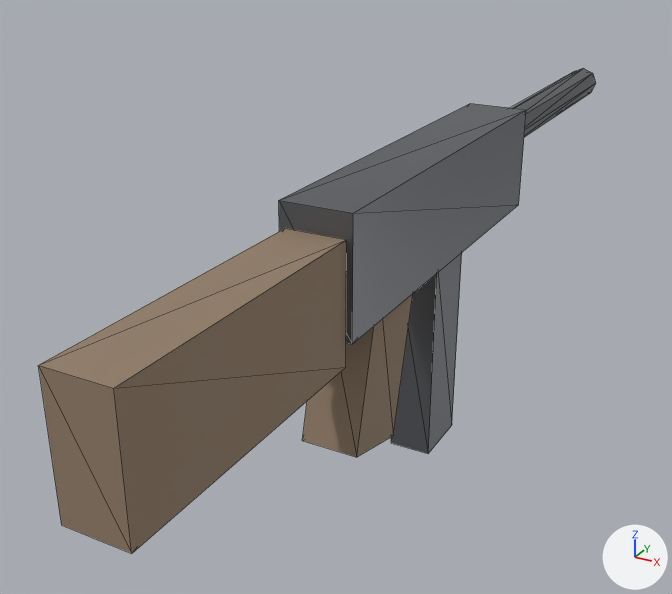
An edit to the glTF model godot/assets/weapons/gun_rifle.glb, drawn before and after from the same camera.
Rendered twice from a camera (50 mm lens) standing at (0.312, -0.587, 0.313) and looking at (-0.08, 0.126, -0.043). Lighting does not change. The marker at lower right points along +X, +Y and +Z. The first picture is the older version. Mesh edges are drawn as thin lines. Vertices at exactly the same position are counted once.

The first picture shows 'Gun_rifle'.
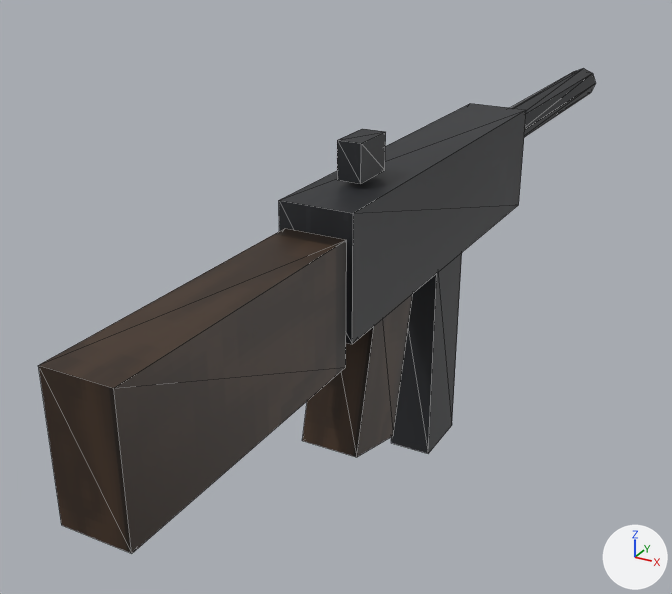
Pixel boxes (x1, y1, x2, y2) of what changed, in the pictures (672 x 594 px):
'Gun_rifle', surface changed, reshaped (darker)
    both: (38, 68, 596, 553)
part 1 of me_gun_rifle, added
    after: (337, 129, 386, 183)

Edits to the bpy script that builds the scene:
```text
Add img_tex_wood:
    img_tex_wood = load_image('tex_wood', '_unpacked/tex_wood', 64, 64, 'sRGB')
Add img_tex_metal:
    img_tex_metal = load_image('tex_metal', '_unpacked/tex_metal', 64, 64, 'sRGB')
Change mat_metal:
    remove # nodes: BsdfPrincipled, OutputMaterial
    remove # colours: grey #727479
    nodes: BsdfPrincipled, Mix, OutputMaterial, TexImage
    colours: dark grey #2b2d31
    uses the picture img_tex_metal
Change mat_grip:
    where n0 = _N.new('ShaderNodeBsdfPrincipled'); n0.name = 'Principled BSDF'
    remove n0.inputs[0].default_value = (0.29, 0.208, 0.141, 1.0)  # 'Base Color', brown #937e69
    remove n0.inputs[2].default_value = 0.8  # 'Roughness'
    add n2 = _N.new('ShaderNodeMix'); n2.name = 'Mix'
    add n2.data_type = 'RGBA'
    add n2.blend_type = 'MULTIPLY'
    add n2.inputs[0].default_value = 1.0  # 'Factor'
    add n2.inputs[7].default_value = (0.0685, 0.0356, 0.0176, 1.0)  # 'B', brown #4a3524
    add n3 = _N.new('ShaderNodeTexImage'); n3.name = 'Image Texture'
    add n3.image = img_tex_wood
    add n3.interpolation = 'Closest'
    add _L.new(n2.outputs[2], n0.inputs[0])  # 'Result' to 'Base Color'
    add _L.new(n3.outputs[0], n2.inputs[6])  # 'Color' to 'A'
Change me_gun_rifle:
    used by ob_gun_rifle; location = (0.0, 0.0, 0.0)
    remove me_gun_rifle.from_pydata(...)  # 56 vertices, 88 faces; spans x -0.03..0.03, y -0.29..0.651, z -0.19..0.11
    add me_gun_rifle.from_pydata(...)  # 72 vertices, 112 faces; spans x -0.03..0.03, y -0.29..0.651, z -0.19..0.145
    me_gun_rifle part 1: a new loose piece, a box spanning x -0.01..0.01, y 0.0..0.04, z 0.115..0.145, in mat_metal
    other edits to the shape of me_gun_rifle do not show in these pictures
```
